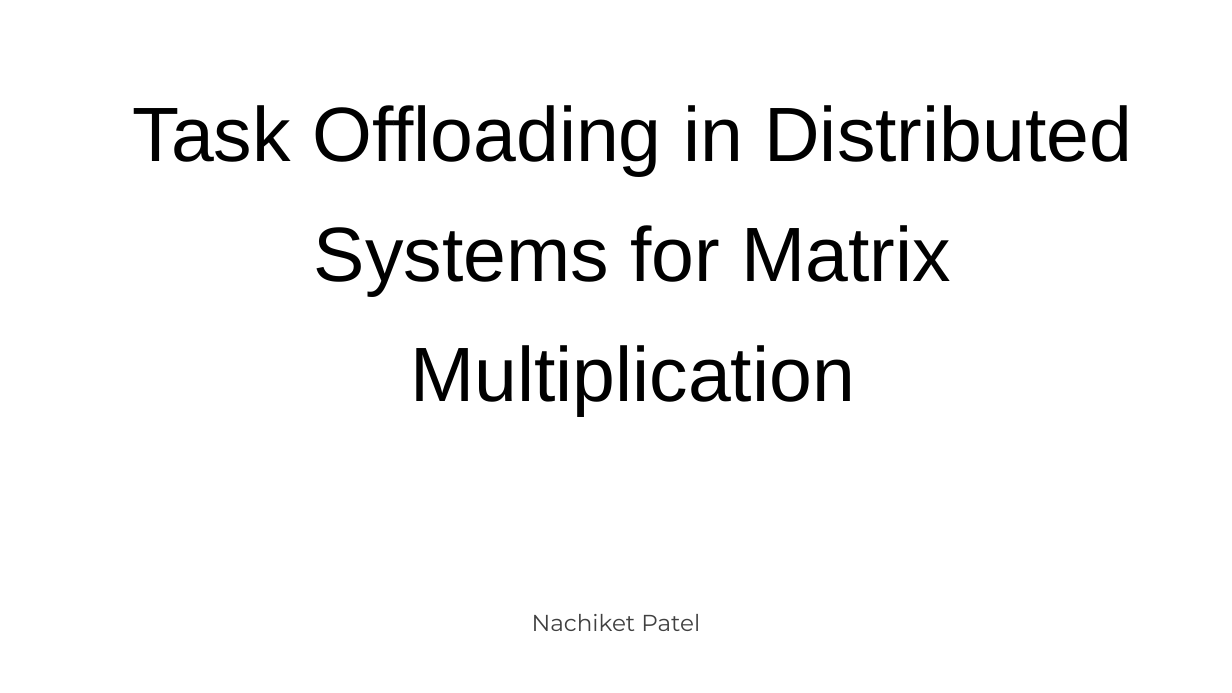
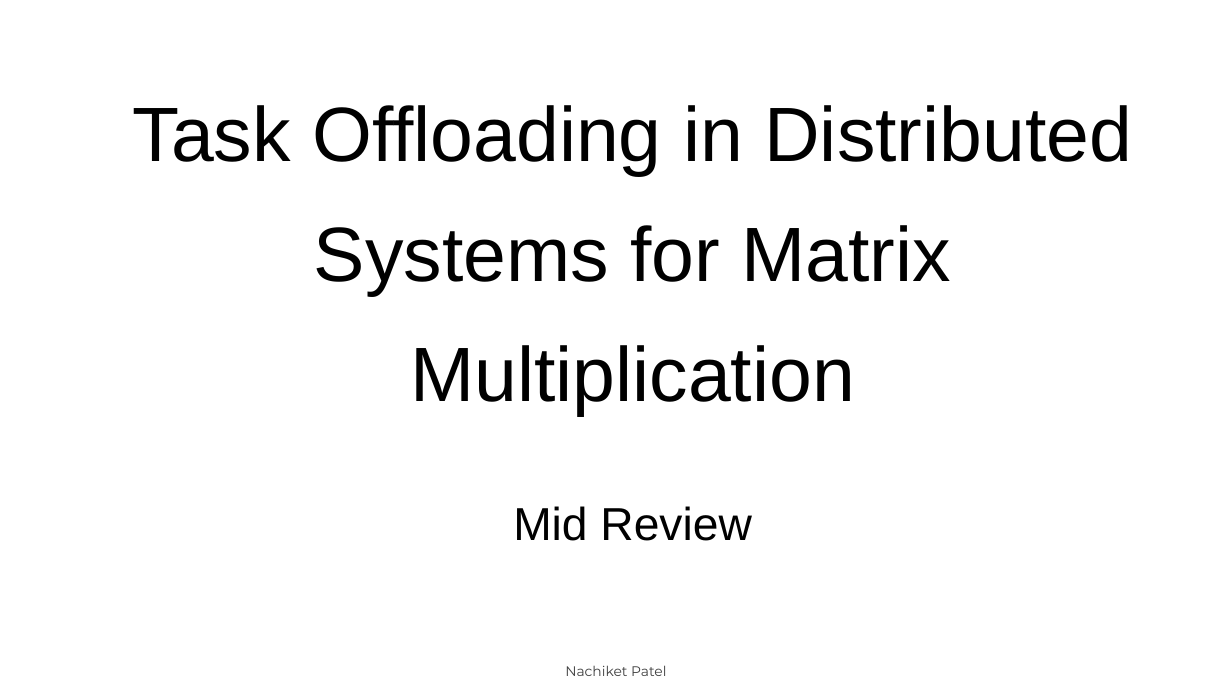
Before and after one commit to Nachiket27p/DistributedOffloading, a slide deck: slide 1 of proposal/presentation/midProject.pptx. Drawn at 1232x693 pixels with LibreOffice and Linux fonts; fonts in the diff are those of the drawing. Boxes give left, top, right and bottom in pixels: in the first picture for what was removed or moved away, otherwise in the second. Text is boxed around its words. In the diff, an @@ line names an element or a change of style, - is before the commit and + after.

```diff
--- a/proposal/presentation/midProject.pptx
+++ b/proposal/presentation/midProject.pptx
@@ text added at (x1=513, y1=506, x2=751, y2=541), 36 pt, text #000000 @@
+Mid Review
@@ subtitle "Nachiket Patel" moved from (x1=532, y1=614, x2=700, y2=631) to (x1=565, y1=665, x2=666, y2=676) @@
@@ subtitle "Nachiket Patel" at (x1=565, y1=665, x2=666, y2=676): size 18 to 10.8 pt @@
```
Also in this commit, not shown: 6 other slides changed, 1 slide added, 1 other file.
